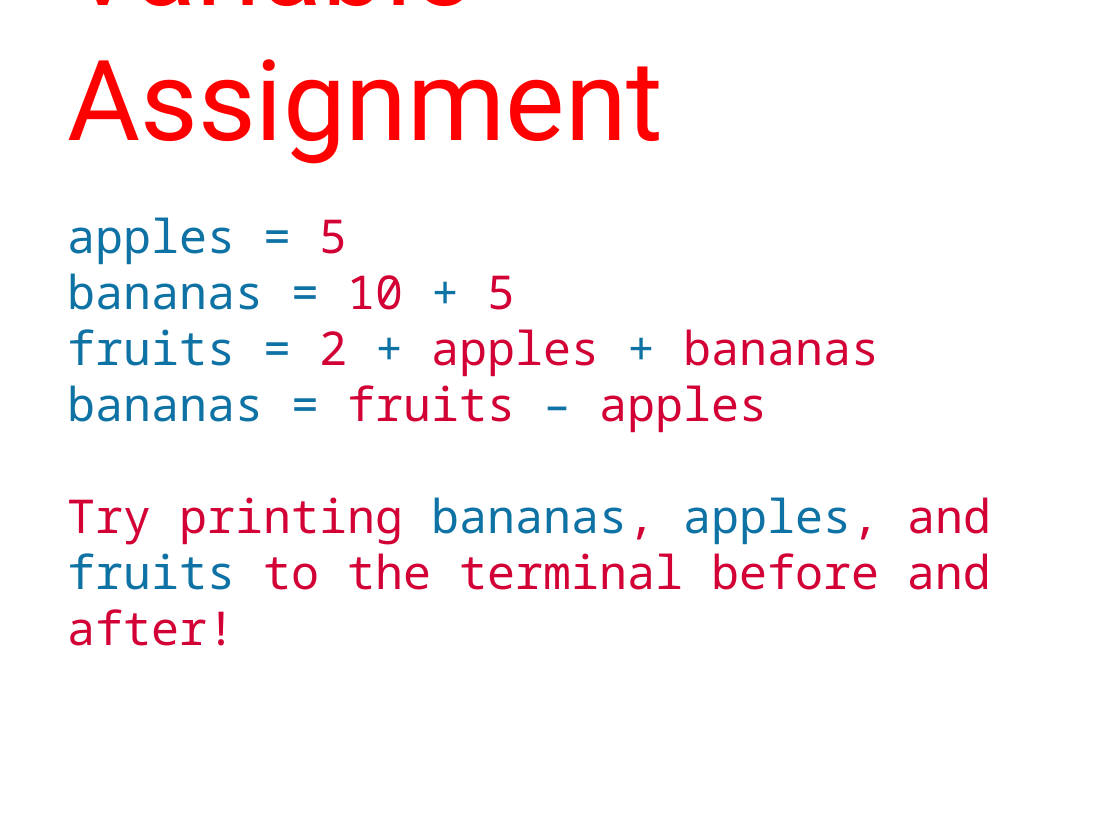
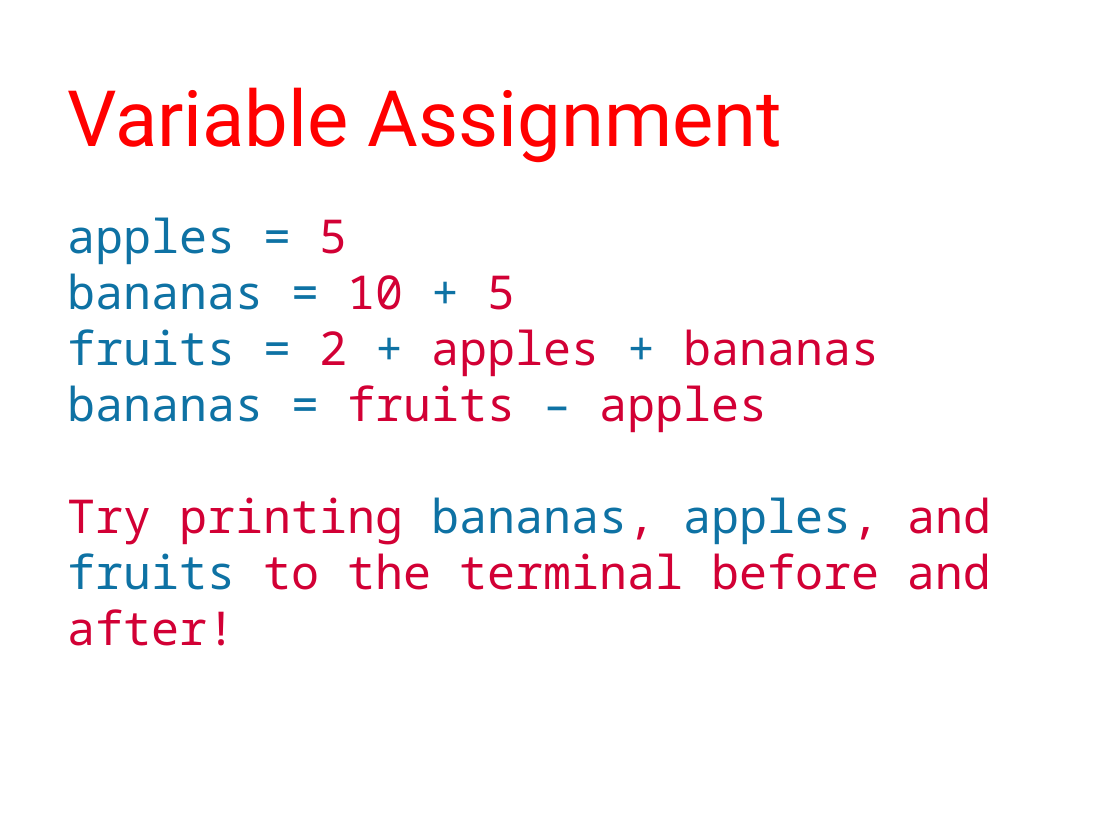
Before and after one commit to humanitiesprogramming/slides, a slide deck: slide 31 of 2017/python/Python Programming Concepts I.pptx. Drawn at 1120x840 pixels with LibreOffice and Linux fonts; fonts in the diff are those of the drawing. Boxes give left, top, right and bottom in pixels: in the first picture for what was removed or moved away, otherwise in the second. Text is boxed around its words. In the diff, an @@ line names an element or a change of style, - is before the commit and + after.

```diff
--- a/2017/python/Python Programming Concepts I.pptx
+++ b/2017/python/Python Programming Concepts I.pptx
@@ title "Variable Assignment" at [67, 87, 782, 163]: size 72 to 50 pt @@
```
Also in this commit, not shown: 15 other slides changed, 1 slide added, 2 other files.
